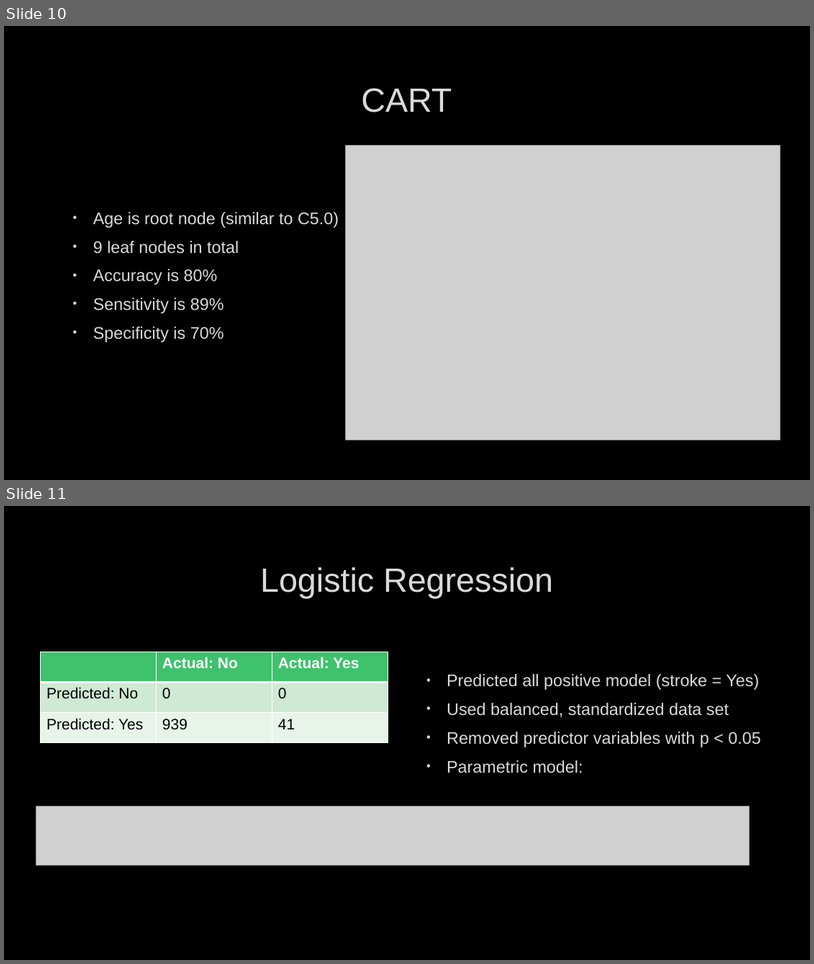
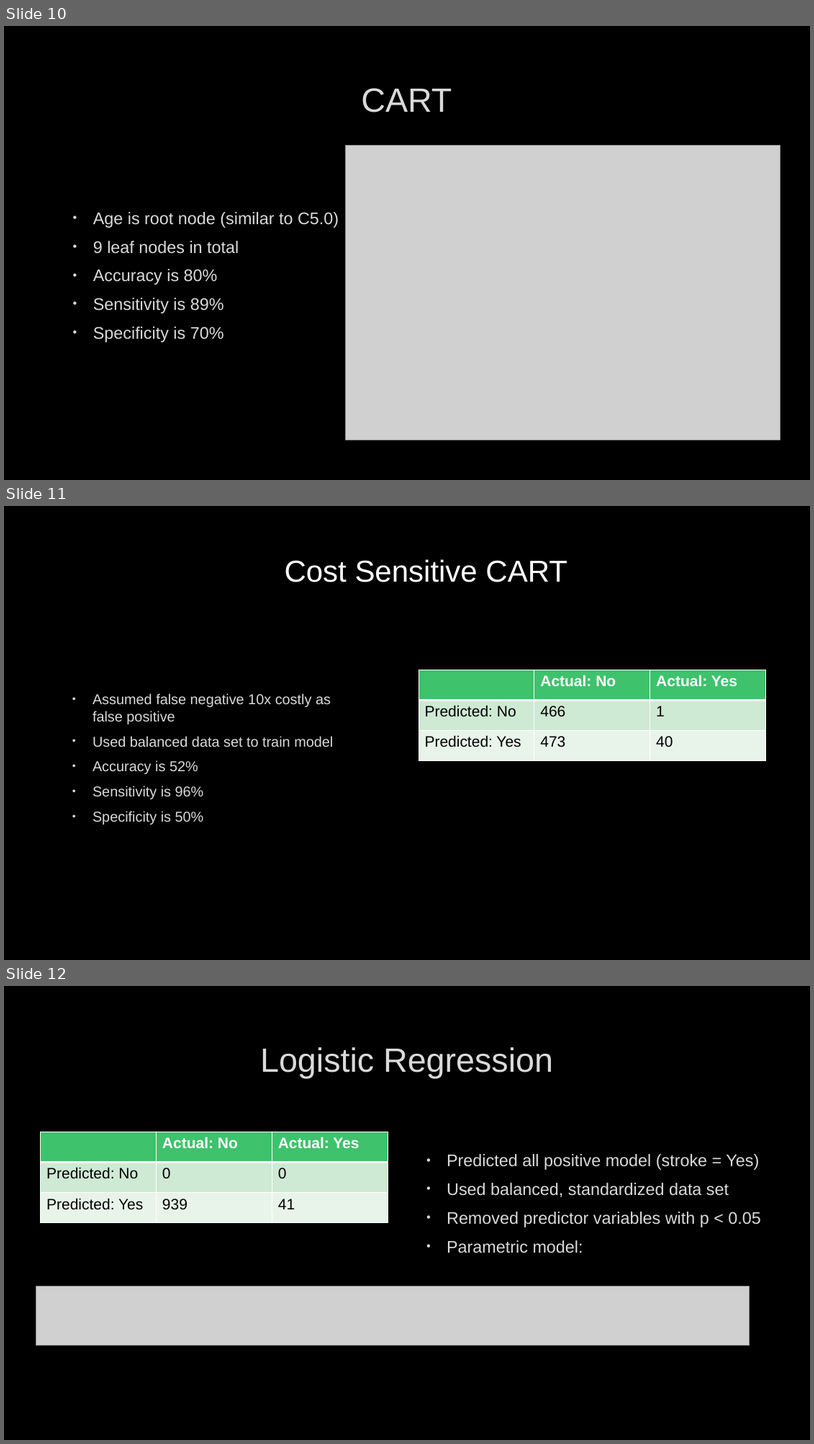
Before and after one commit to hunterblum/Data-Mining-G4, a slide deck: Stroke Dataset Presentation.pptx. Shown one above the other, each under a label of ours: slides 10 and 11 before the commit, slides 10, 11 and 12 after it. The pictures are 814x964 and 814x1444 pixels, drawn with LibreOffice and Linux fonts; fonts in the diff are those of the drawing; grey boxes stand for pictures; background and template pictures are left out. Boxes give left, top, right and bottom in pixels: in the first picture for what was removed or moved away, otherwise in the second. Text is boxed around its words. In the diff, an @@ line names an element or a change of style, - is before the commit and + after.

```diff
--- a/Stroke Dataset Presentation.pptx
+++ b/Stroke Dataset Presentation.pptx
@@ slide 11 added at [4, 506, 810, 960], background picture (left out) @@
@@ text added at [285, 559, 567, 582], 36 pt, text #FFFFFF @@
+Cost Sensitive CART
@@ table added at [419, 670, 767, 761], 3 rows, 3 columns @@
+ | Actual: No | Actual: Yes
+Predicted: No | 466 | 1
+Predicted: Yes | 473 | 40
@@ text added at [93, 693, 333, 824], 17 pt, text #DADADA @@
+• Assumed false negative 10x costly as false positive
+• Used balanced data set to train model
+• Accuracy is 52%
+• Sensitivity is 96%
+• Specificity is 50%
@@ what was slide 11 is now slide 12 @@
```
